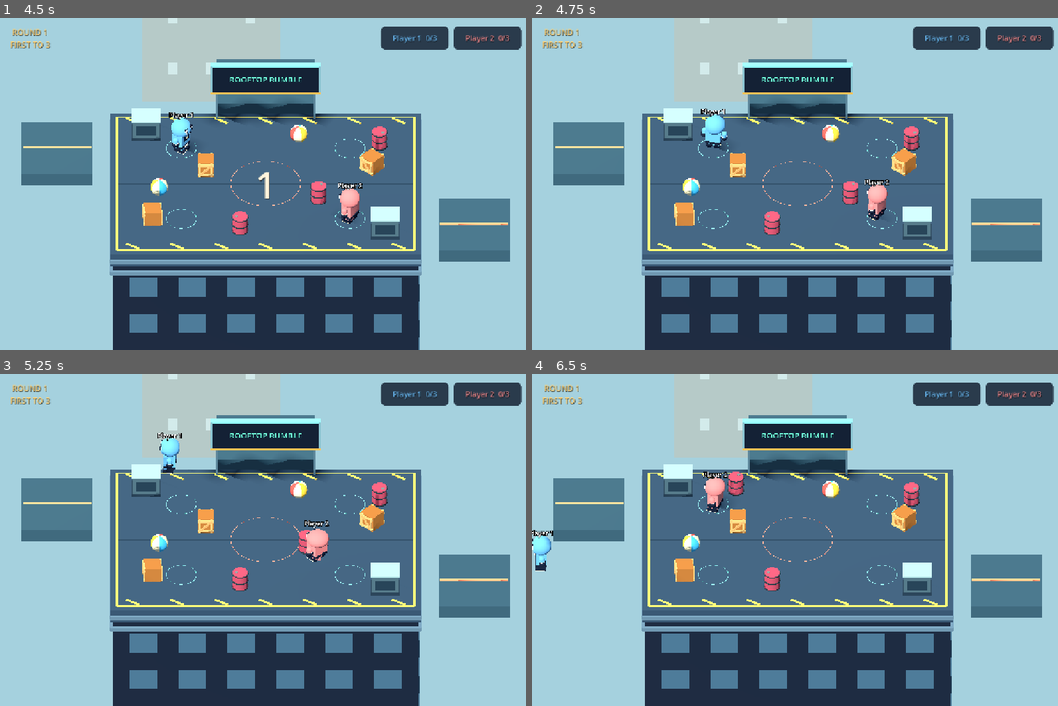
Above: before the commit, frames 1-4 (two rows, left to right).
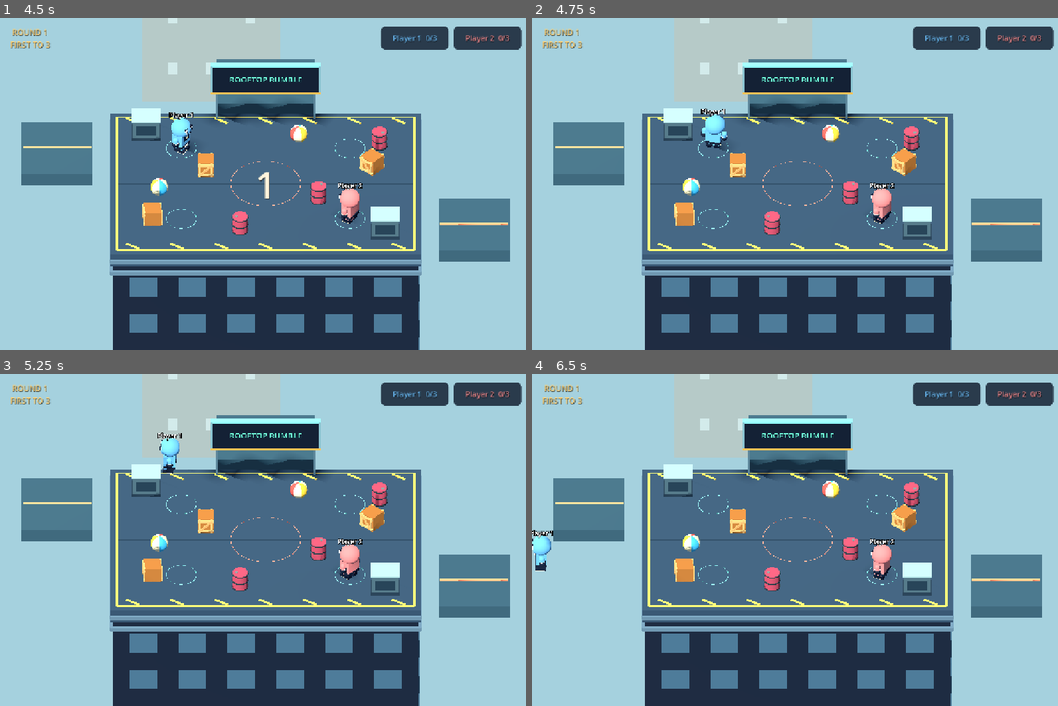
Above: after the commit, the same moments.

Repository: PuvaanRaaj/rooftop-rumble
Game: Godot game, scene res://scenes/main.tscn
Two runs of this game, one before a commit and one after it. Both use one fixed random seed, a clock stepped at 60 frames per second and the inputs below.
Inputs (mouse positions are in pixels of both pictures, inside the frame that each line leads up to):
- Up to frame 1 (4.5 s): click "LET'S RUMBLE" at 0.5 s; click "START MATCH" at 1.25 s; tap Enter at 2, 4.25 s; move the mouse to (383, 167) at 2.02 s; hold D 2.03-2.78 s; hold F 2.03-2.78 s; click (383, 167) at 2.17 s; tap Space at 2.27, 3.02, 3.5 s; move the mouse to (157, 200) at 2.77 s; hold S 2.78-3.53 s; tap G at 2.85 s; move the mouse to (320, 110) at 3.52 s; hold D 3.53-4.28 s; hold E 3.53-4.28 s; move the mouse to (236, 250) at 4.27 s; hold W from 4.28 s (still down); tap Shift at 4.35 s; click (236, 250) at 4.42 s
- Up to frame 2 (4.75 s): keep holding W; tap Space at 4.52 s
- Up to frame 3 (5.25 s): move the mouse to (426, 589) at 5.02 s; release W at 5.03 s; hold A from 5.03 s (still down); hold K from 5.03 s (still down)
- Up to frame 4 (6.5 s): keep holding A; tap Space at 5.27, 6.02 s; move the mouse to (637, 490) at 5.77 s; release K at 5.78 s; tap L at 5.85 s

Frame 1 is identical in both runs. In frame 2, 0.4% of the frame differs, in the area x 61-69%, y 48-62%; in frame 3, 0.9%; in frame 4, 1.2%, in the area x 32-69%, y 29-63%.

Commit message:
fix(ai): slow CPU pursuit and give players breathing room
Halve CPU movement strength, add opening grace, stop crowding nearby players, and space attacks with rests. Keep human movement and CPU edge avoidance intact.

Validation: 12 pacing checks, complete four-CPU match, and production web build passed. CI now checks pacing and match completion.
Rollback: revert commit to restore previous CPU aggression.
Risk-Level: low
AI-Agent: Codex (GPT-6)

Diff:
--- a/scripts/ai/bot_controller.gd
+++ b/scripts/ai/bot_controller.gd
@@ -1,8 +1,14 @@
 class_name RumbleBot
 extends RefCounted
-var decision_time := 0.0
+const MOVE_STRENGTH := 0.5
+const COMFORT_DISTANCE := 1.4
+const RETREAT_DISTANCE := 0.9
+var opening_time := 2.0
+var decision_time := 1.4
+var rest_time := 0.0
 func sample(player: RumblePlayer, arena: RooftopArena, delta: float) -> Dictionary:
-	decision_time -= delta
+	opening_time = maxf(0, opening_time - delta)
+	rest_time = maxf(0, rest_time - delta)
 	var target: RumblePlayer
 	var best := INF
 	for other in player.get_tree().get_nodes_in_group("fighters"):
@@ -12,14 +18,28 @@
 				best = distance
 				target = other
 	var direction := Vector3.ZERO
-	if target != null: direction = (target.global_position-player.global_position).normalized()
-	if arena != null and not arena.is_safe_position(player.global_position+direction*1.3):
+	var resting := opening_time > 0 or rest_time > 0
+	if target != null and not resting:
+		if best > COMFORT_DISTANCE:
+			direction = (target.global_position-player.global_position).normalized()
+		elif best < RETREAT_DISTANCE:
+			direction = (player.global_position-target.global_position).normalized()
+	var safety_direction := direction
+	if safety_direction == Vector3.ZERO:
+		safety_direction = (player.global_position * Vector3(1,0,1)).normalized()
+	if arena != null and not arena.is_safe_position(player.global_position+safety_direction*1.3):
 		direction = (-player.global_position * Vector3(1,0,1)).normalized()
-	var actions := {"move":Vector2(direction.x,direction.z),"jump":false,"punch":false,"shove":false,"grab":false}
-	if decision_time <= 0 and best < 1.9:
-		decision_time = randf_range(0.35,0.9)
+	if target != null and direction == Vector3.ZERO and player.throw_time < 0 and player.followthrough <= 0:
+		player.facing = (target.global_position-player.global_position).normalized()
+	var actions := {"move":Vector2(direction.x,direction.z) * MOVE_STRENGTH,"jump":false,"punch":false,"shove":false,"grab":false}
+	# React only after reaching combat range; do not arrive with a queued instant hit.
+	if not resting and best < 1.9:
+		decision_time -= delta
+	if not resting and decision_time <= 0 and best < 1.9:
+		decision_time = randf_range(1.1,1.7)
+		rest_time = 0.5
 		actions["punch"] = true
-		actions["shove"] = randf() < 0.35
-		actions["grab"] = randf() < 0.15
+		actions["shove"] = randf() < 0.12
+		actions["grab"] = randf() < 0.05
 		if player.grabbed_by != null: actions["jump"] = true
 	return actions
--- /dev/null
+++ b/tests/test_bot_pacing.gd
@@ -0,0 +1,102 @@
+extends SceneTree
+
+var checks := 0
+var failures := 0
+
+func check(condition: bool, message: String) -> void:
+	checks += 1
+	if not condition:
+		failures += 1
+		push_error("FAIL: " + message)
+
+func wait_frames(count: int) -> void:
+	for i in range(count): await physics_frame
+
+func _initialize() -> void:
+	call_deferred("run")
+
+func run() -> void:
+	seed(8842)
+	var floor_body := StaticBody3D.new()
+	var collision := CollisionShape3D.new()
+	var shape := BoxShape3D.new()
+	shape.size = Vector3(50, 1, 50)
+	collision.shape = shape
+	floor_body.add_child(collision)
+	floor_body.position.y = -0.5
+	root.add_child(floor_body)
+	var human := RumblePlayer.new()
+	human.config = {"kind":"keyboard"}
+	human.position = Vector3(12, 0, -4)
+	root.add_child(human)
+	var cpu := RumblePlayer.new()
+	cpu.config = {"kind":"cpu"}
+	cpu.position = Vector3(-5, 0, -4)
+	root.add_child(cpu)
+	await wait_frames(30)
+	human.active = true
+	cpu.active = true
+	human.input_override = {"move":Vector2.RIGHT}
+	cpu.bot.opening_time = 0
+	var human_start := human.position
+	var cpu_start := cpu.position
+	await wait_frames(30)
+	var human_travel := human.position.x - human_start.x
+	var cpu_travel := cpu.position.x - cpu_start.x
+	check(cpu_travel > 1 and human_travel > cpu_travel * 1.7, "Real CPU movement is about half human movement speed")
+	check(is_equal_approx(cpu.velocity.x, 2.9) and is_equal_approx(human.velocity.x, 5.8), "Human top speed stays unchanged")
+	human.set_physics_process(false)
+	cpu.set_physics_process(false)
+	human.position = Vector3(1.3, 0, 0)
+	cpu.position = Vector3.ZERO
+	var opening := RumbleBot.new()
+	var opening_clear := true
+	for i in range(119):
+		var actions := opening.sample(cpu, null, 1.0 / 60)
+		opening_clear = opening_clear and actions.move == Vector2.ZERO and not actions.punch and not actions.shove and not actions.grab
+	check(opening_clear, "Opening grace gives space even inside attack range")
+	var pacing := RumbleBot.new()
+	pacing.opening_time = 0
+	check(pacing.sample(cpu, null, 0.01).move == Vector2.ZERO, "CPU holds comfortable combat spacing")
+	check(cpu.facing.dot(Vector3.RIGHT) > 0.99, "Stationary CPU keeps facing its opponent")
+	cpu.throw_time = 0.05
+	cpu.facing = Vector3.FORWARD
+	pacing.sample(cpu, null, 0.01)
+	check(cpu.facing == Vector3.FORWARD, "Stationary aiming preserves a throw's locked direction")
+	cpu.throw_time = -1
+	human.position.x = 0.8
+	check(pacing.sample(cpu, null, 0.01).move.x < 0, "CPU retreats instead of crowding overlapping opponents")
+	human.position.x = 1.3
+	var first_hit := -1
+	for i in range(120):
+		if pacing.sample(cpu, null, 1.0 / 60).punch:
+			first_hit = i
+			break
+	check(first_hit >= 60 and first_hit < 110, "First attack has a deliberate reaction delay")
+	var paused := true
+	for i in range(29):
+		var actions := pacing.sample(cpu, null, 1.0 / 60)
+		paused = paused and actions.move == Vector2.ZERO and not actions.punch and not actions.shove and not actions.grab
+	check(paused, "Attack is followed by half a second of breathing room")
+	var arena := RooftopArena.new()
+	arena._safe_rects.append(Rect2(-7,-5,14,10))
+	root.add_child(arena)
+	cpu.position = Vector3(6.5,0,0)
+	human.position = Vector3(5.2,0,0)
+	pacing.rest_time = 0.5
+	check(pacing.sample(cpu, arena, 0.01).move.x < 0, "Edge avoidance remains active during post-attack rest")
+	var grace_edge := RumbleBot.new()
+	check(grace_edge.sample(cpu, arena, 0.01).move.x < 0, "Edge avoidance remains active during opening grace")
+	cpu.position = Vector3(-3,0,0)
+	human.position = Vector3.ZERO
+	cpu.velocity = Vector3.ZERO
+	cpu.bot = RumbleBot.new()
+	cpu.bot.opening_time = 0
+	cpu.bot.decision_time = 100
+	cpu.set_physics_process(true)
+	await wait_frames(90)
+	check(cpu.position.distance_to(human.position) > 1.2 and cpu.position.distance_to(human.position) < 1.5, "Real pursuit stops before colliding with a stationary human")
+	if failures == 0: print("PASS: ", checks, " CPU pacing checks")
+	for node in root.get_children(): node.queue_free()
+	await process_frame
+	quit(1 if failures > 0 else 0)
Not shown, added: tests/test_bot_pacing.gd.uid
Not shown, changed: .github/workflows/web-build.yml
Not shown, changed: AGENTS.md
Not shown, changed: GAME_DESIGN.md
Not shown, changed: README.md
Not shown, changed: memory/DECISIONS.md
